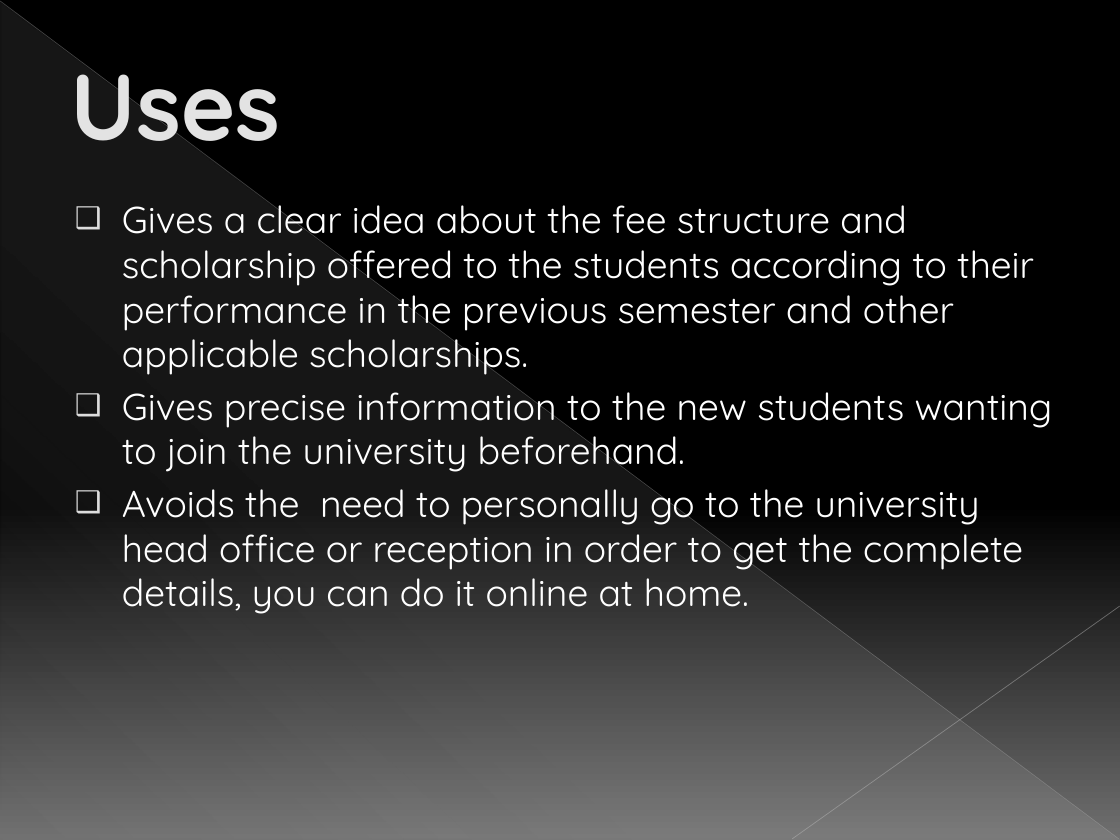
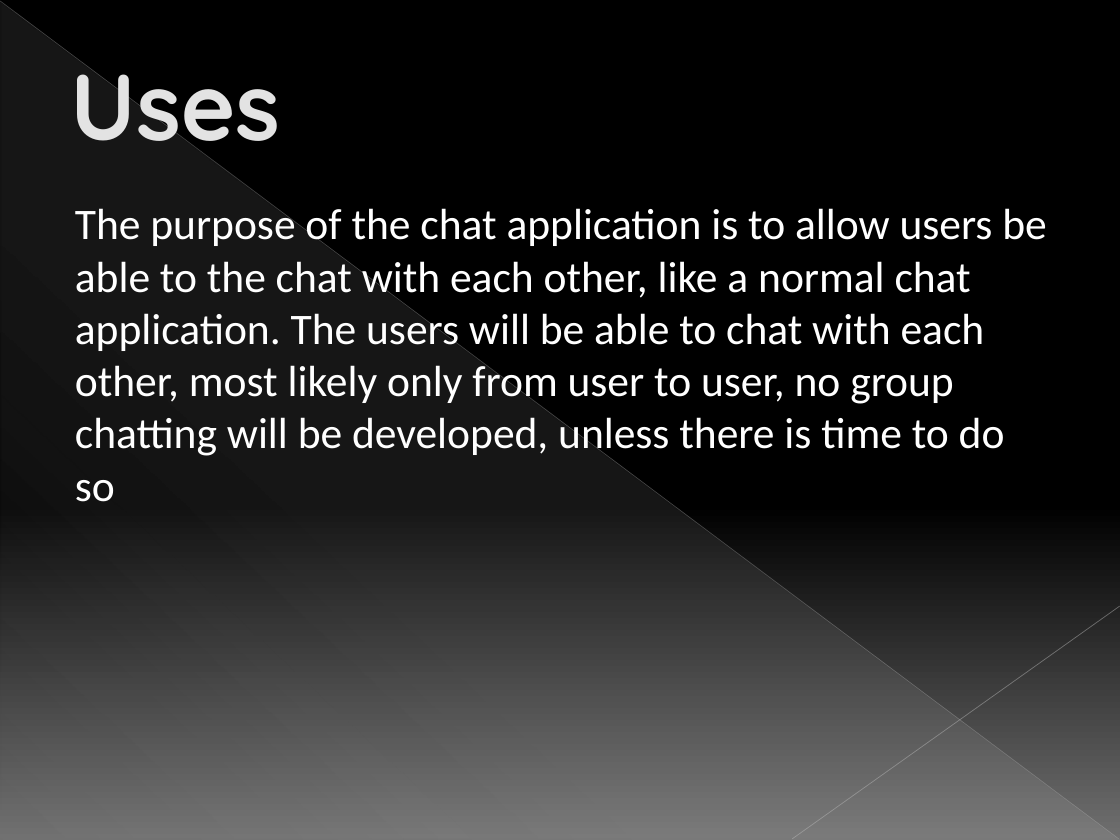
Before and after one commit to tf153/Gehu-Scholarship, a slide deck: slide 5 of Group 9 Poject Presentation.pptx (slide 7 before the commit). Drawn at 1120x840 pixels with LibreOffice and Linux fonts; fonts in the diff are those of the drawing. Boxes give left, top, right and bottom in pixels: in the first picture for what was removed or moved away, otherwise in the second. Text is boxed around its words. In the diff, an @@ line names an element or a change of style, - is before the commit and + after.

```diff
--- a/Group 9 Poject Presentation.pptx
+++ b/Group 9 Poject Presentation.pptx
@@ text at (75,208,1046,502): text changed; size 24 to 28 pt; font Quicksand to Calibri @@
-❑ Gives a clear idea about the fee structure and scholarship offered to the students according to their performance in the previous semester and other applicable scholarships.
-❑ Gives precise information to the new students wanting to join the university beforehand.
-❑ Avoids the need to personally go to the university head office or reception in order to get the complete details, you can do it online at home.
+The purpose of the chat application is to allow users be able to the chat with each other, like a normal chat application. The users will be able to chat with each other, most likely only from user to user, no group chatting will be developed, unless there is time to do so
```
Also in this commit, not shown: 9 other slides changed, 2 slides added, 2 slides removed.
